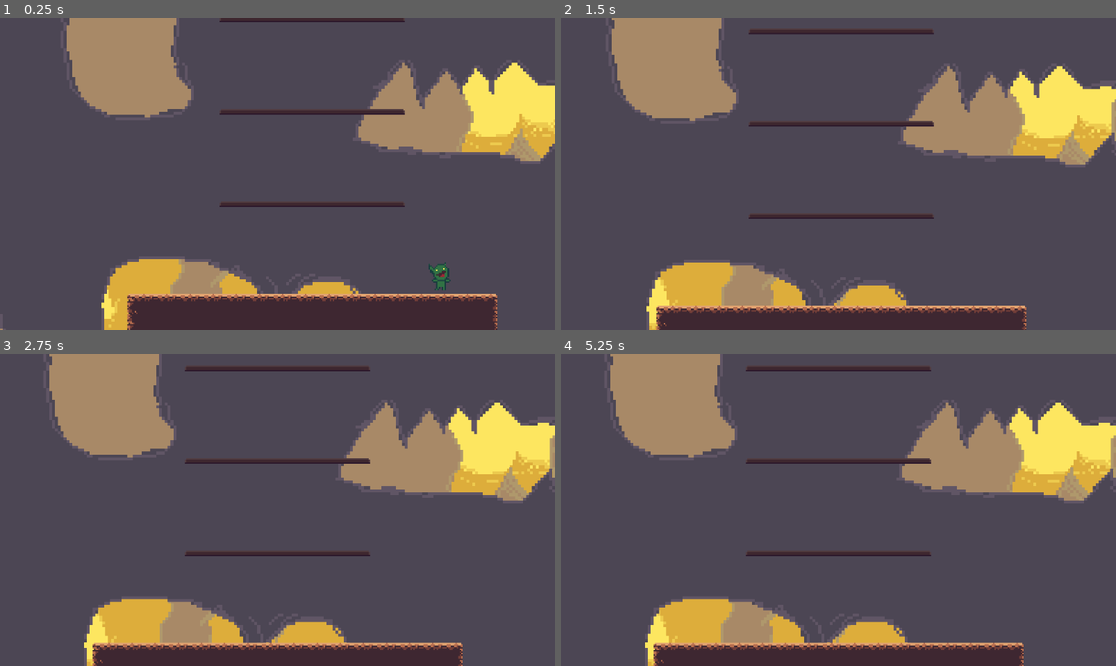
Above: before the commit, frames 1-4 (two rows, left to right).
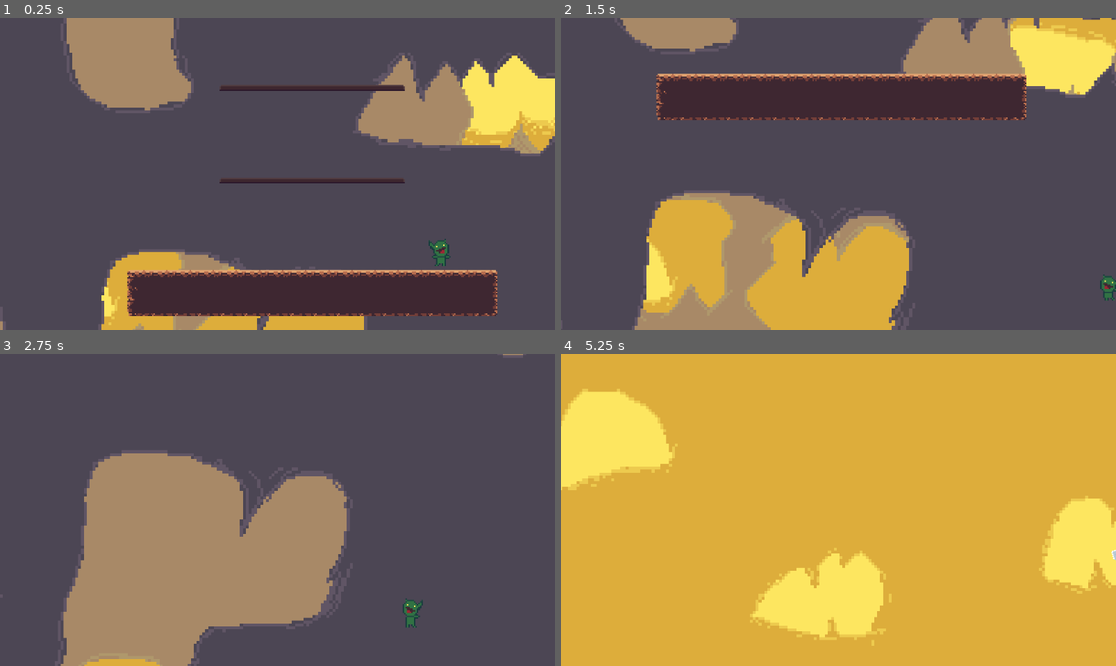
Above: after the commit, the same moments.

Repository: htimsekim/gobbo
Game: Godot game, scene res://src/Main/Game.tscn
Same seed, same stepped clock (60 frames per second), same inputs: the game is played once before the commit and once after it.
Inputs (mouse positions are in pixels of both pictures, inside the frame that each line leads up to):
- Up to frame 1 (0.25 s): no input
- Up to frame 2 (1.5 s): move the mouse to (960, 158) at 0.52 s; hold Right (move_right) 0.53-1.25 s; hold Ctrl (crouch) 0.53-1.25 s; click (960, 158) at 0.67 s; tap Space (jump) at 0.77 s; drag from (727, 189) to (810, 236) at 1.27 s
- Up to frame 3 (2.75 s): move the mouse to (333, 441) at 2.02 s; press the mouse at (333, 441) at 2.03 s; hold A (move_left) from 2.03 s (still down)
- Up to frame 4 (5.25 s): release A (move_left) at 2.75 s; release the mouse at (894, 441) at 2.75 s; drag from (810, 572) to (672, 463) at 2.77 s; move the mouse to (1005, 556) at 3.52 s; hold Right (move_right) 3.53-4.25 s; hold Right mouse button (shoot) 3.53-4.25 s; tap Space (jump) at 3.77 s; drag from (672, 463) to (755, 432) at 4.27 s; move the mouse to (866, 510) at 5.02 s; hold Right (move_right) from 5.03 s (still down); hold Ctrl (crouch) from 5.03 s (still down); click (866, 510) at 5.17 s

The runs differ from the first frame. In frame 1, 16% of the frame differs, in the area x 0-100%, y 0-100%; in frame 2, 43%; in frame 3, 45%; in frame 4, 97%.

Commit message:
cleanup

Diff:
--- a/src/Main/Game.gd
+++ b/src/Main/Game.gd
@@ -7,7 +7,6 @@
 	full_screen() #comment this code out to run the game in a window
 	Global.goto_scene(levelResource, "level/spawns/spawna")
 
-
 func full_screen():
 	OS.set_current_screen(0)
 	OS.window_fullscreen = true
--- a/src/Main/Global.gd
+++ b/src/Main/Global.gd
@@ -35,18 +35,10 @@
 	map_limits = current_scene.get_node("level/tilemaps/limits").get_used_cells()
 	var map_cellsize = current_scene.get_node("level/tilemaps/limits").cell_size
 
-
-
-
-	camera.limit_left = map_limits[0].x * map_cellsize.x
-	camera.limit_right = map_limits.back().x * map_cellsize.x
-	camera.limit_top = map_limits[0].y * map_cellsize.y
-	camera.limit_bottom = map_limits.back().y * map_cellsize.y
-
-	var camtop = camera.limit_top
-	var cambot = camera.limit_bottom
-	var camleft = camera.limit_left
-	var camright = camera.limit_right
+	var camleft = map_limits[0].x * map_cellsize.x
+	var camright = map_limits.back().x * map_cellsize.x
+	var camtop = map_limits[0].y * map_cellsize.y
+	var cambot  = map_limits.back().y * map_cellsize.y
 
 	if abs(camtop - cambot) <= 224:
 		camera.limit_bottom = ((camtop + cambot)/2) + 108
